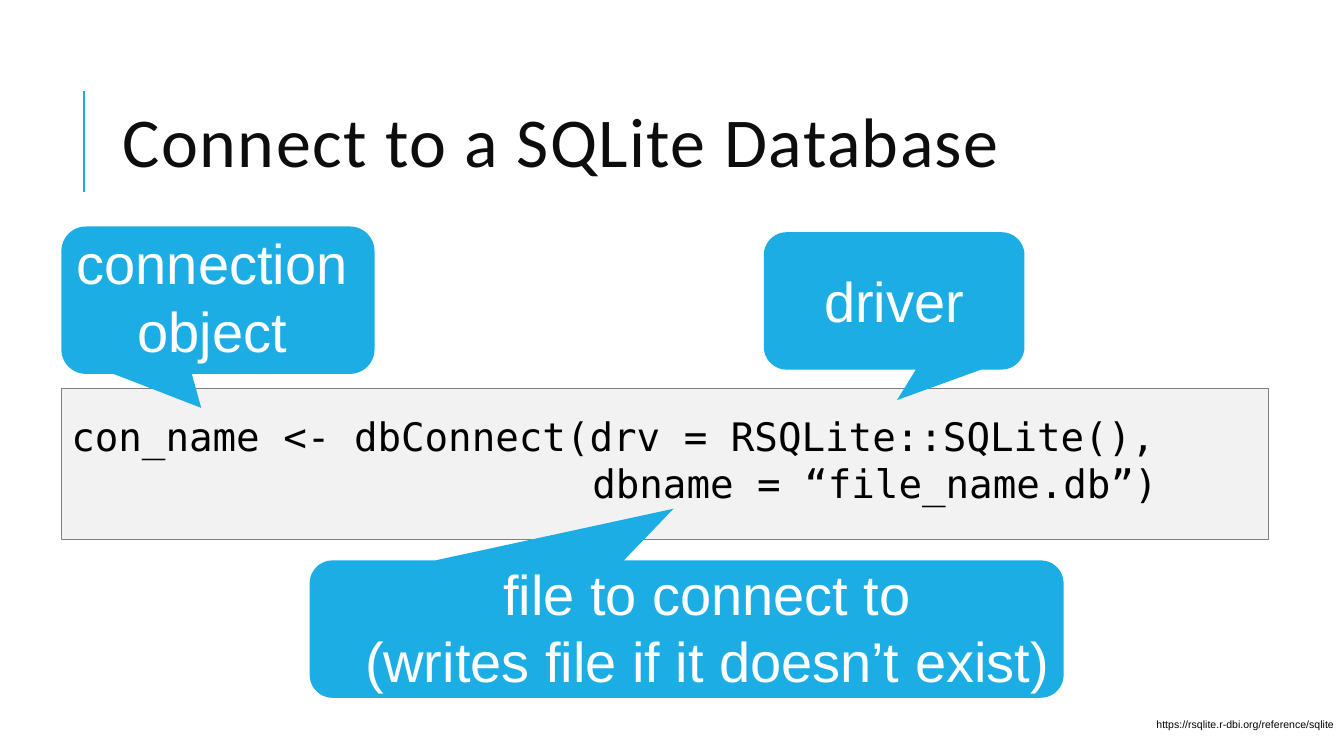
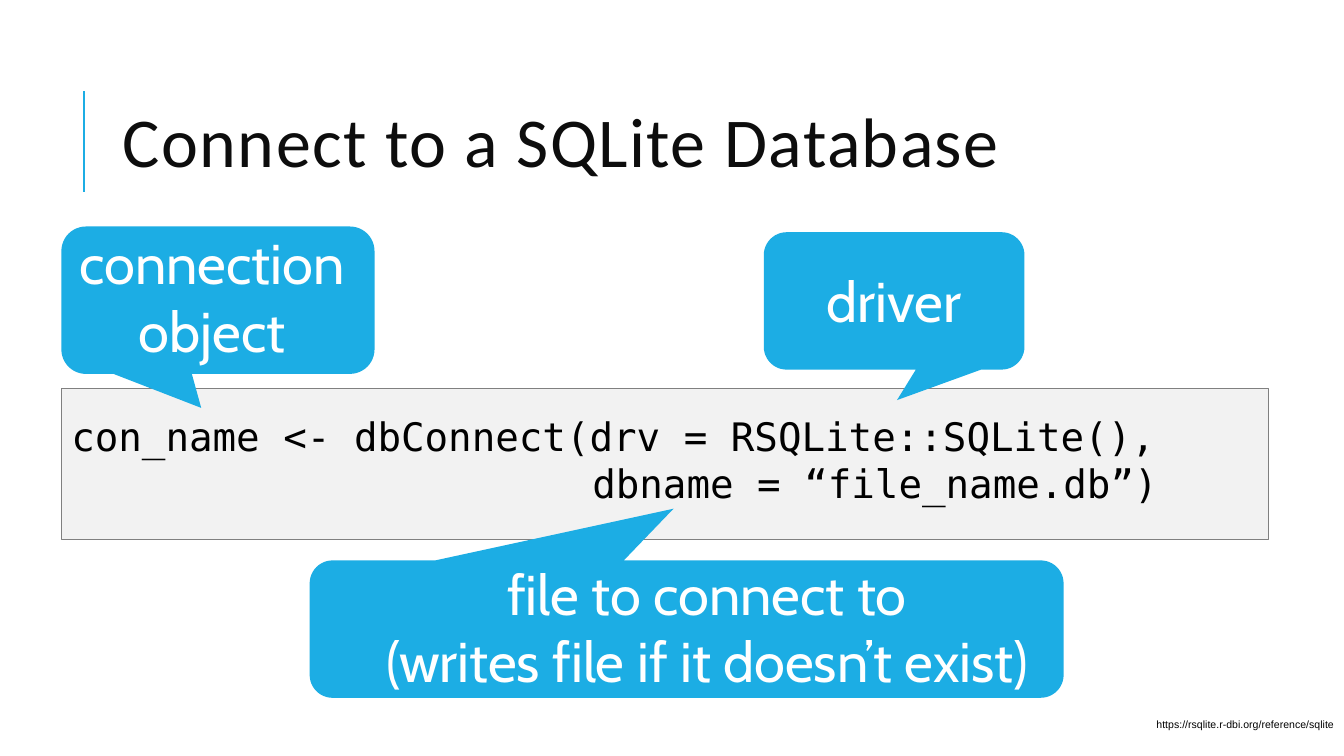
Before and after one commit to amromeo/api_r_int_db_24, a slide deck: slide 8 of presentations/02 - Databases with R.pptx (slide 7 before the commit). Drawn at 1344x756 pixels with LibreOffice and Linux fonts; fonts in the diff are those of the drawing. Boxes give left, top, right and bottom in pixels: in the first picture for what was removed or moved away, otherwise in the second. Text is boxed around its words. In the diff, an @@ line names an element or a change of style, - is before the commit and + after.

```diff
--- a/presentations/02 - Databases with R.pptx
+++ b/presentations/02 - Databases with R.pptx
@@ font Arial to Cabin in 3 elements at box(79, 244, 344, 364), box(386, 573, 1028, 690), box(827, 280, 962, 323) @@
```
Also in this commit, not shown: 10 other slides changed, 1 slide added.
